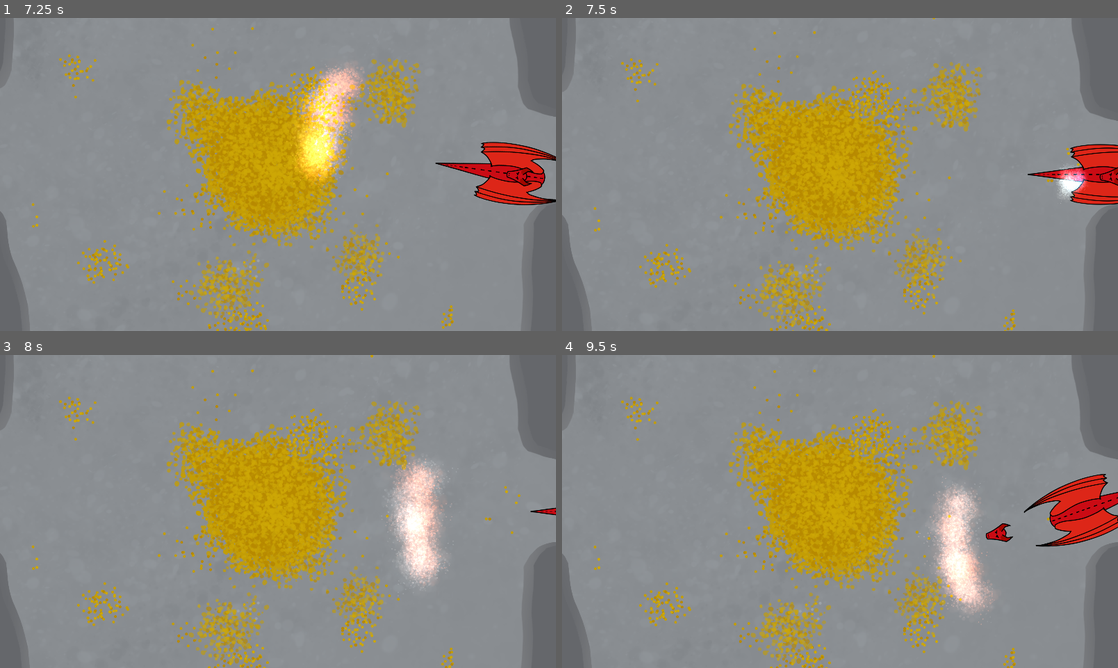
Above: before the commit, frames 1-4 (two rows, left to right).
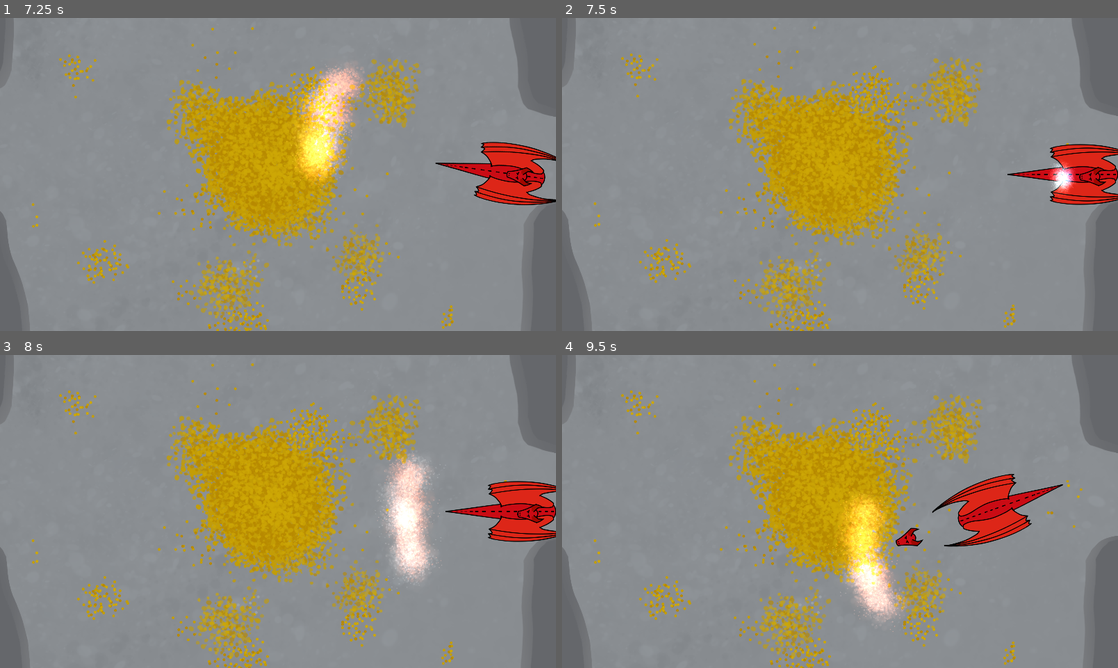
Above: after the commit, the same moments.

Repository: GiantBlargg/DragonHoard
Game: Godot game, scene res://Levels/Stage.tscn
The game is run twice, just before and just after one commit, with the same random seed, the same clock (stepped at 60 frames per second) and the same inputs.
Inputs (mouse positions are in pixels of both pictures, inside the frame that each line leads up to):
- Up to frame 1 (7.25 s): tap Enter at 0.5 s; move the mouse to (400, 158) at 0.52 s; hold D (Right) 0.53-1.28 s; click (400, 158) at 0.6 s; move the mouse to (166, 190) at 1.27 s; hold G (Back) 1.28-2.03 s; click (166, 190) at 1.35 s; move the mouse to (333, 105) at 2.02 s; hold D (Right) 2.03-2.78 s; click (333, 105) at 2.1 s; move the mouse to (250, 237) at 2.77 s; hold T (Forward) 2.78-3.53 s; click (250, 237) at 2.85 s; move the mouse to (444, 221) at 3.52 s; hold A (Left) 3.53-5.03 s; click (444, 221) at 3.6 s; move the mouse to (111, 127) at 4.27 s; click (111, 127) at 4.35 s; move the mouse to (305, 174) at 5.02 s; hold G (Back) 5.03-5.78 s; click (305, 174) at 5.1 s; move the mouse to (194, 96) at 5.77 s; hold D (Right) 5.78-6.53 s; click (194, 96) at 5.85 s; move the mouse to (400, 158) at 6.52 s; hold T (Forward) from 6.53 s (still down); click (400, 158) at 6.6 s
- Up to frame 2 (7.5 s): move the mouse to (728, 190) at 7.27 s; release T (Forward) at 7.28 s; hold D (Right) from 7.28 s (still down); click (728, 190) at 7.35 s
- Up to frame 3 (8 s): keep holding D (Right)
- Up to frame 4 (9.5 s): move the mouse to (895, 442) at 8.02 s; release D (Right) at 8.03 s; hold G (Back) 8.03-8.78 s; click (895, 442) at 8.1 s; move the mouse to (812, 574) at 8.77 s; hold A (Left) from 8.78 s (still down); click (812, 574) at 8.85 s

Frame 1 is identical in both runs. In frame 2, 12% of the frame differs, in the area x 0-100%, y 0-100%; in frame 3, 15%; in frame 4, 19%.

Commit message:
Knight WIP

Diff:
--- a/Dragon/DragonBody.tscn
+++ b/Dragon/DragonBody.tscn
@@ -8,6 +8,8 @@
 radius = 117.273
 
 [node name="DragonBody" type="CharacterBody2D"]
+collision_layer = 4
+collision_mask = 3
 script = ExtResource("1_fchby")
 turn_speed = 4.0
 forward_limit = 0.349066
--- /dev/null
+++ b/Knight/Knight.gd
@@ -0,0 +1,9 @@
+extends CharacterBody2D
+
+signal angle(angle:float)
+
+@export var wait_time: float
+@export var jump_time: float
+@export var jump_distance: float
+
+@onready var jump_timer = Timer.new()
--- /dev/null
+++ b/Knight/Knight.tscn
@@ -0,0 +1,55 @@
+[gd_scene load_steps=6 format=3 uid="uid://bofd4vplky8hj"]
+
+[ext_resource type="Script" path="res://Knight/Visual.gd" id="1_7l0md"]
+[ext_resource type="Texture2D" uid="uid://dh7h50p0n3yl0" path="res://Knight/Knight.png" id="1_n3ip5"]
+[ext_resource type="Script" path="res://Knight/Knight.gd" id="1_yy4i1"]
+[ext_resource type="Texture2D" uid="uid://r1eskgingusa" path="res://Knight/shield.png" id="2_vi5yf"]
+
+[sub_resource type="CapsuleShape2D" id="CapsuleShape2D_xb5an"]
+radius = 37.0
+height = 210.0
+
+[node name="Knight" type="CharacterBody2D"]
+script = ExtResource("1_yy4i1")
+
+[node name="Visual" type="Node2D" parent="."]
+script = ExtResource("1_7l0md")
+
+[node name="KnightDL" type="Sprite2D" parent="Visual"]
+position = Vector2(-12, -7)
+texture = ExtResource("1_n3ip5")
+hframes = 2
+region_rect = Rect2(-370.5, -119.5, 896, 430)
+
+[node name="KnightDR" type="Sprite2D" parent="Visual"]
+position = Vector2(12, -7)
+texture = ExtResource("1_n3ip5")
+flip_h = true
+hframes = 2
+region_rect = Rect2(-370.5, -119.5, 896, 430)
+
+[node name="Shield" type="Sprite2D" parent="Visual"]
+visible = false
+texture = ExtResource("2_vi5yf")
+
+[node name="KnightUL" type="Sprite2D" parent="Visual"]
+visible = false
+position = Vector2(-12, -7)
+texture = ExtResource("1_n3ip5")
+flip_h = true
+hframes = 2
+frame = 1
+region_rect = Rect2(-370.5, -119.5, 896, 430)
+
+[node name="KnightUR" type="Sprite2D" parent="Visual"]
+visible = false
+position = Vector2(12, -7)
+texture = ExtResource("1_n3ip5")
+hframes = 2
+frame = 1
+region_rect = Rect2(-370.5, -119.5, 896, 430)
+
+[node name="CollisionShape2D" type="CollisionShape2D" parent="."]
+shape = SubResource("CapsuleShape2D_xb5an")
+
+[connection signal="angle" from="." to="Visual" method="set_angle"]
--- /dev/null
+++ b/Knight/Visual.gd
@@ -0,0 +1,20 @@
+extends Node2D
+
+@onready var DL : Sprite2D = get_node("KnightDL")
+@onready var DR : Sprite2D = get_node("KnightDR")
+@onready var UL : Sprite2D = get_node("KnightUL")
+@onready var UR : Sprite2D = get_node("KnightUR")
+
+const RIGHT = PI / 2
+const DOWN = PI
+const LEFT = 3 * PI / 2
+
+func set_angle(angle:float):
+	angle = fposmod(angle, TAU)
+
+	# TODO: Shield
+
+	UR.visible = angle < RIGHT
+	DR.visible = angle >= RIGHT && angle < DOWN
+	DL.visible = angle >= DOWN && angle < LEFT
+	UL.visible = angle >= LEFT
